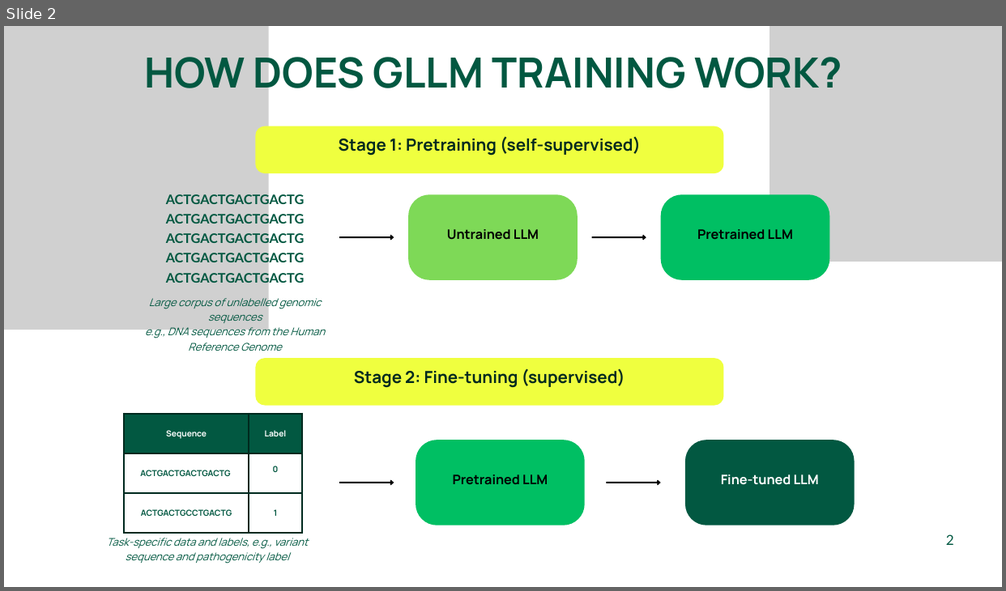
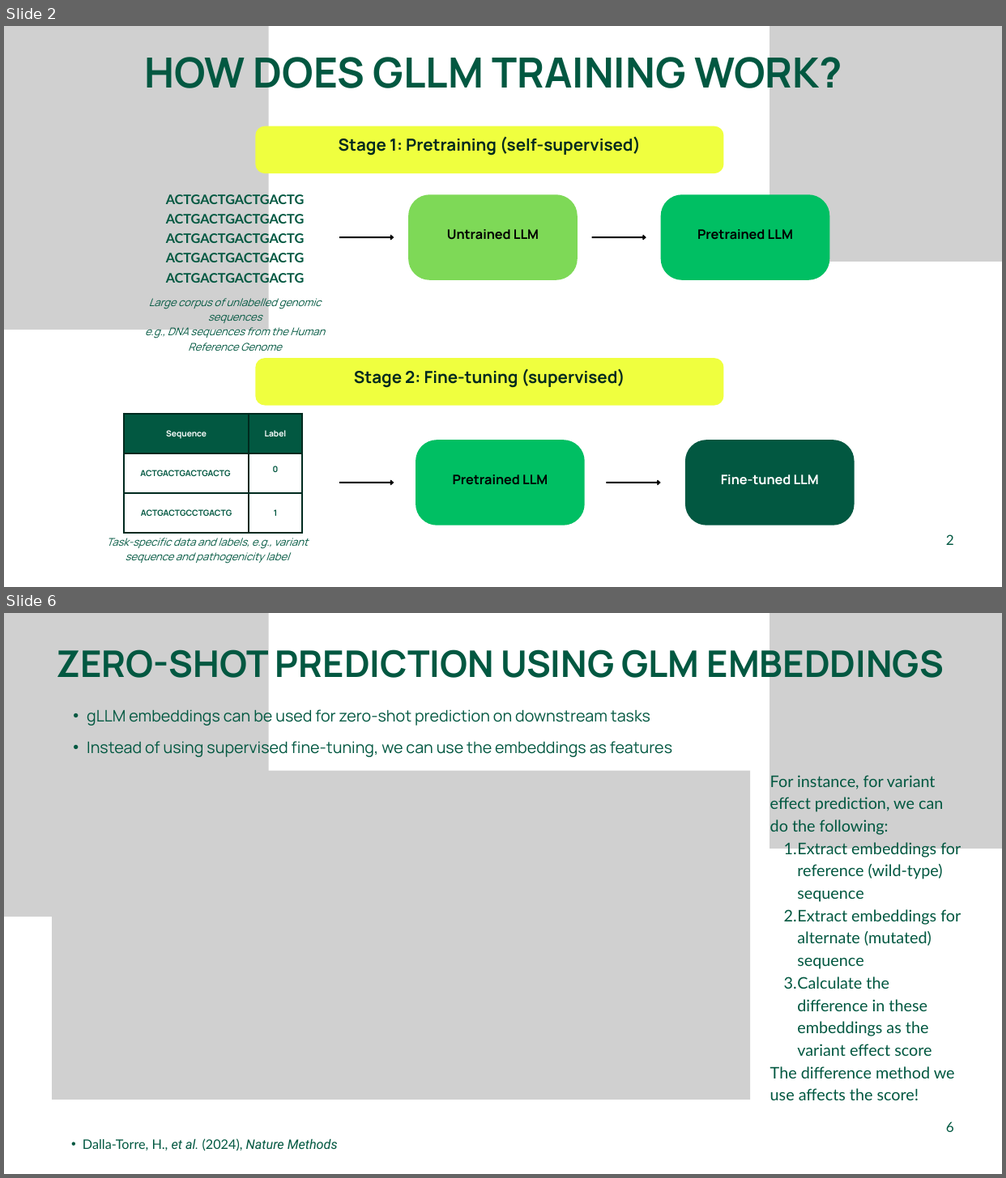
Before and after one commit to manyan-huang/genomic-llms-in-practice, a slide deck: Lectures/2_Training_gLLMs.pptx. Shown one above the other, each under a label of ours: slide 2 before the commit, slides 2 and 6 after it; the slides between them are not shown. The pictures are 1006x591 and 1006x1178 pixels, drawn with LibreOffice and Linux fonts; fonts in the diff are those of the drawing; grey boxes stand for pictures. Boxes give left, top, right and bottom in pixels: in the first picture for what was removed or moved away, otherwise in the second. Text is boxed around its words. In the diff, an @@ line names an element or a change of style, - is before the commit and + after.

```diff
--- a/Lectures/2_Training_gLLMs.pptx
+++ b/Lectures/2_Training_gLLMs.pptx
@@ slide 6 added at box(4, 613, 1002, 1174), background #FFFFFF @@
@@ picture added at box(4, 613, 268, 917) @@
@@ picture added at box(769, 613, 1002, 849) @@
@@ text added at box(56, 643, 944, 687), 53 pt, text #025841, bold @@
+ZERO-SHOT PREDICTION USING GLM EMBEDDINGS
@@ text added at box(87, 706, 672, 759), 23 pt, text #025841 @@
+  • gLLM embeddings can be used for zero-shot prediction on downstream tasks
+  • Instead of using supervised fine-tuning, we can use the embeddings as features
@@ picture added at box(52, 771, 751, 1100) @@
@@ text added at box(770, 775, 961, 1101), 23.1 pt, text #025841 @@
+For instance, for variant effect prediction, we can do the following:
+  1. Extract embeddings for reference (wild-type) sequence
+  2. Extract embeddings for alternate (mutated) sequence
+  3. Calculate the difference in these embeddings as the variant effect score
+The difference method we use affects the score!
@@ text added at box(946, 1122, 954, 1132), 20 pt, text #025841 @@
+6
@@ text added at box(83, 1139, 338, 1151), 19 pt, text #025841 @@
+  • Dalla-Torre, H., et al. (2024), Nature Methods
```
Also in this commit, not shown: 3 slides changed, 2 other slides added, 1 slide removed.
